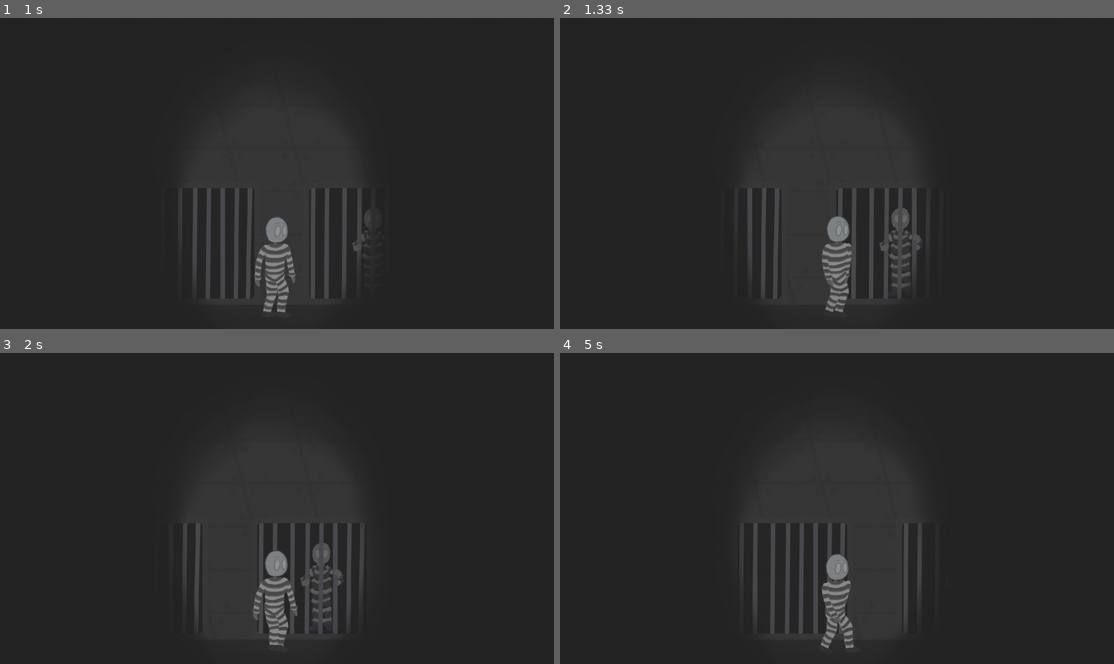
Above: before the commit, frames 1-4 (two rows, left to right).
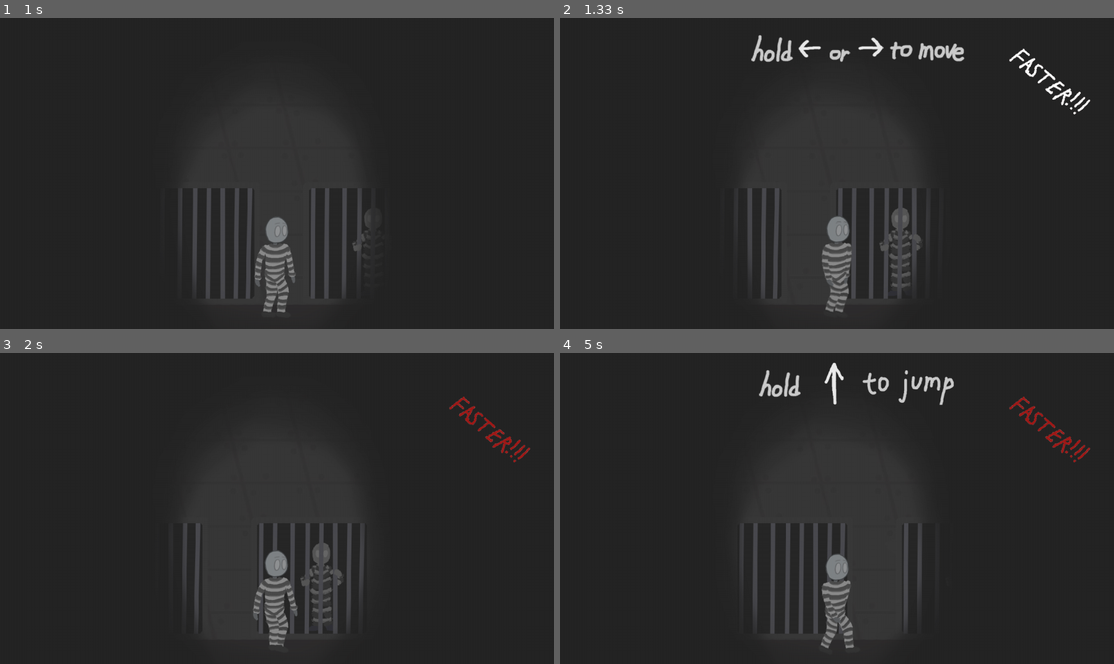
Above: after the commit, the same moments.

Repository: v-like-engine/the-cage-of-mage-pygame
Game: pygame game, started from start_game.py
Same seed, same stepped clock (60 frames per second), same inputs: the game is played once before the commit and once after it.
Inputs (mouse positions are in pixels of both pictures, inside the frame that each line leads up to):
- Up to frame 1 (1 s): tap Esc at 0.33 s; press the mouse at (454, 195) at 0.7 s; move the mouse to (398, 198) at 0.8 s; release the mouse at (343, 201) at 0.93 s
- Up to frame 2 (1.33 s): hold Right from 1 s (still down); move the mouse to (848, 67) at 1.03 s
- Up to frame 3 (2 s): release Right at 1.47 s; hold Up 1.5-1.8 s; hold Right from 1.83 s (still down)
- Up to frame 4 (5 s): release Right at 2.3 s; hold Left 2.33-2.87 s; hold Left 2.9-3.3 s; hold Up 3.33-3.7 s; hold Right 3.73-4.37 s; hold Left 4.4-4.87 s; hold Right from 4.9 s (still down)

Frame 1 is identical in both runs. In frame 2, 1.4% of the frame differs, in the area x 34-96%, y 5-32%; in frame 3, 0.4%; in frame 4, 1.2%.

Commit message:
Add correctly working messages for prologue and update comics

Diff:
--- a/comics.py
+++ b/comics.py
@@ -26,6 +26,9 @@
         mage_escape = Decoration('comics/mage_escape_comics.png', 280, 40, 720, 540)
         self.mage_escape_group = pygame.sprite.Group()
         mage_escape.add(self.mage_escape_group)
+        throne = Decoration('comics/throne_comics.png', 280, 40, 720, 540)
+        self.throne_group = pygame.sprite.Group()
+        throne.add(self.throne_group)
         self.comics_image_group = None
 
         self.execute()
@@ -57,7 +60,7 @@
             elif self.ticks <= self.FPS * 41:
                 self.comics_image_group = self.mage_escape_group
             elif self.ticks <= self.FPS * 54:
-                self.comics_image_group = self.mage_escape_group
+                self.comics_image_group = self.throne_group
             elif self.ticks <= self.FPS * 62:
                 self.comics_image_group = None
             else:
--- a/level3.py
+++ b/level3.py
@@ -102,7 +102,7 @@
         self.mage.update(pressed, self.bottom_border, self.borders, self.border_roof)
 
     def check_key(self):
-        if self.mage.rect.x + 30 >= self.key.rect.x and self.mage.rect.x + 30 <= self.key.rect.x + self.key.w and \
+        if self.key.rect.x <= self.mage.rect.x + self.mage.width // 2 <= self.key.rect.x + self.key.w and \
                 self.mage.rect.y <= self.key.rect.y:
             self.is_key = True
 
--- a/prologue_level.py
+++ b/prologue_level.py
@@ -1,6 +1,6 @@
 import pygame
 
-from background_sprites import Decoration
+from background_sprites import Decoration, Message
 from door_load import Door
 from effects import ScreenEffect
 from level2 import Level2
@@ -18,9 +18,50 @@
         print(*t)
         super().__init__(width, height, mus, (self.cam_coord - 160 // 2, 456, 0, 0, 240), False,
                          *t, 'hall.jpg', 'hall_end.jpg')
+        self.decor = pygame.sprite.Group()
         if not end:
             self.tma_effect = pygame.sprite.Group()
-        self.decor = pygame.sprite.Group()
+            self.come_on = pygame.sprite.Group()
+            self.get_in1 = pygame.sprite.Group()
+            self.get_in2 = pygame.sprite.Group()
+            self.get_in3 = pygame.sprite.Group()
+            self.get_in4 = pygame.sprite.Group()
+            self.faster1 = pygame.sprite.Group()
+            self.faster2 = pygame.sprite.Group()
+            self.faster3 = pygame.sprite.Group()
+            self.move_btn = pygame.sprite.Group()
+            self.jump_btn = pygame.sprite.Group()
+            self.clear_gr = pygame.sprite.Group()
+            mess_f1 = Message('messages/faster_white.png', 1000, 30, 320, 300, 60)
+            mess_f1.add(self.faster1)
+            mess_f2 = Message('messages/faster_light_red.png', 1000, 60, 320, 300, 60)
+            mess_f2.add(self.faster2)
+            mess_f3 = Message('messages/faster_red.png', 1000, 90, 320, 300, 60)
+            mess_f3.add(self.faster3)
+            comeon = Message('messages/come_on.png', 1010, 150, 320, 300, 60)
+            comeon.add(self.come_on)
+            getin1 = Message('messages/get_in.png', 1100 - 100, 180, 20, 300, 60)
+            getin2 = Message('messages/get_in.png', 1000 - 100, 300, 70, 200, 40)
+            getin3 = Message('messages/get_in.png', 980 - 100, 230, 330)
+            getin4 = Message('messages/get_in.png', 1040 - 100, 10, 0, 480, 96)
+            getin1.add(self.get_in1)
+            getin2.add(self.get_in2)
+            getin3.add(self.get_in3)
+            getin4.add(self.get_in4)
+            self.gets_ins = [self.clear_gr, self.get_in1, self.get_in2, self.get_in3, self.get_in4]
+            self.angry_mess = [self.clear_gr, self.faster1, self.faster2, self.faster3, self.come_on]
+            move_me = Message('messages/hold_arr_to_move.png', 440, 20)
+            jump_me = Message('messages/hold_arr_to_jump.png', 440, 20)
+            move_me.add(self.move_btn)
+            jump_me.add(self.jump_btn)
+            self.moving = False
+            self.jumping = False
+            self.j_mess = False
+            self.m_mess = False
+            self.angry = True
+            self.get_in = False
+            self.angry_num = 0
+            self.num_get_in = 0
         if end:
             space = -1280
         else:
@@ -41,9 +82,9 @@
         grid6.add(self.decor)
         self.main_doors = pygame.sprite.Group()
         if not end:
-            coordoor = [-2020, -1866]
+            coordoor = [-2010, -1856]
         else:
-            coordoor = [-3300, -3146]
+            coordoor = [-3290, -3136]
         door_bg = Decoration('door_frame_fat.png', coordoor[0], 380, 160, 320)
         door_bg.add(self.main_doors)
         self.door = Door(self.main_doors, self.screen, coordoor[1], 380)
@@ -78,7 +119,17 @@
             self.mage_group.draw(self.screen)
             self.main_doors.draw(self.screen)
             if not self.end_level:
+                self.check_message()
                 self.tma_effect.draw(self.screen)
+                if self.m_mess:
+                    self.move_btn.draw(self.screen)
+                elif self.j_mess:
+                    self.jump_btn.draw(self.screen)
+                if self.angry:
+                    self.angry_mess[self.angry_num].draw(self.screen)
+                if self.get_in:
+                    for el in self.gets_ins[:self.num_get_in]:
+                        el.draw(self.screen)
 
             self.check_movement()
             self.check_movement()
@@ -120,6 +171,28 @@
             if event.key == pygame.K_r:
                 New = PrologueLevel(self.width, self.height, pygame.mixer_music.get_pos())
                 self.stop = True
+            elif event.key == pygame.K_UP and self.j_mess:
+                self.jumping = True
+                self.j_mess = False
+            elif event.key in [pygame.K_RIGHT, pygame.K_LEFT] and self.m_mess:
+                self.moving = True
+                self.m_mess = False
+
+    def check_message(self):
+        if self.FPS * 0.3 <= self.ticks <= self.FPS * 11 and not self.moving:
+            self.m_mess = True
+        if self.FPS * 2 < self.ticks and not self.jumping and self.moving:
+            self.j_mess = True
+        if self.ticks >= self.FPS * 4:
+            if self.cam_coord > -1500:
+                self.angry = True
+            else:
+                self.angry = False
+                self.get_in = True
+        self.angry_num = int((self.ticks // (self.FPS * 0.3)) % len(self.angry_mess))
+        print(self.ticks, self.angry_num)
+        self.num_get_in = int((self.ticks // (self.FPS * 0.5)) % len(self.angry_mess))
+        print(self.num_get_in)
 
     def check_movement(self):
         pressed = pygame.key.get_pressed()
Binary file added: data/comics/throne_comics.png
